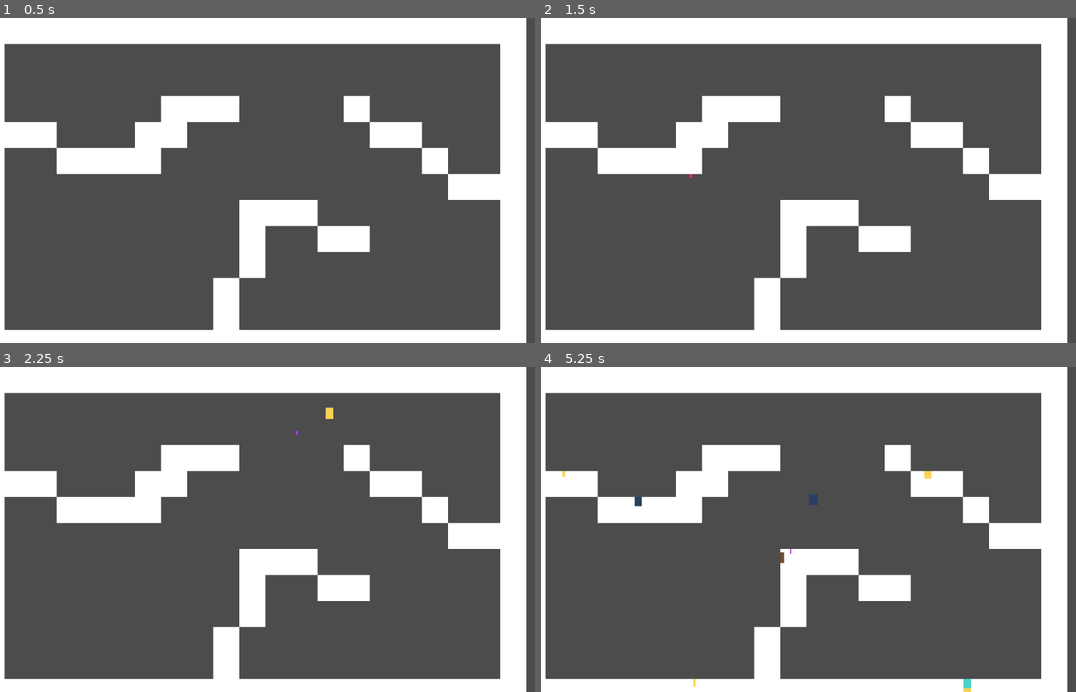
Above: before the commit, frames 1-4 (two rows, left to right).
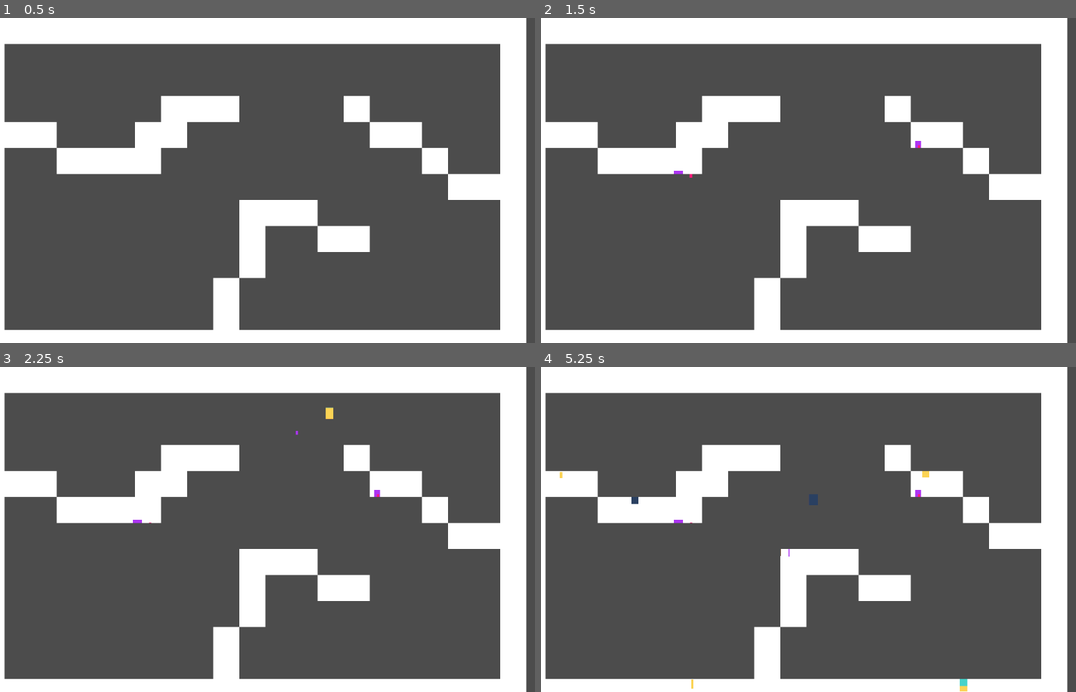
Above: after the commit, the same moments.

Repository: Janglee123/godot-color-splatter-effect
Game: Godot game, scene res://src/Main/Main.tscn
Two runs of this game, one before a commit and one after it. Both use one fixed random seed, a clock stepped at 60 frames per second and the inputs below.
Inputs (mouse positions are in pixels of both pictures, inside the frame that each line leads up to):
- Up to frame 1 (0.5 s): no input
- Up to frame 2 (1.5 s): tap Enter at 0.5 s; move the mouse to (920, 164) at 0.52 s; tap Space at 1.25 s; move the mouse to (685, 196) at 1.27 s
- Up to frame 3 (2.25 s): tap Enter at 2 s; move the mouse to (310, 458) at 2.02 s
- Up to frame 4 (5.25 s): tap Space at 2.75, 5 s; move the mouse to (771, 594) at 2.77 s; tap Enter at 3.5 s; move the mouse to (963, 578) at 3.52 s; move the mouse to (631, 480) at 4.27 s; move the mouse to (824, 529) at 5.02 s

Frame 1 is identical in both runs. In frame 2, less than 0.1% of the frame differs, in the area x 24-72%, y 37-49%; in frame 3, less than 0.1%; in frame 4, 0.3%, in the area x 3-81%, y 31-100%.

Commit message:
fixed spot pos

Diff:
--- a/src/SplatterSystem/Spot/Spot.gd
+++ b/src/SplatterSystem/Spot/Spot.gd
@@ -35,6 +35,7 @@
 
 
 func _on_Area2D_body_entered(body: PhysicsBody2D) -> void:
+	position += _velocity #move it futher into wall
 	emit_signal("spot_collided", self)
 	queue_free()
 
@@ -56,4 +57,5 @@
 
 func draw_spot(base: Image, dst: Vector2) -> void:
 	var texture: Image = $Sprite.get_texture().get_data()
-	base.blit_rect(texture, get_frame_rect(), dst)
+	var rect: = get_frame_rect()
+	base.blit_rect(texture, rect, dst - rect.size/2 )
